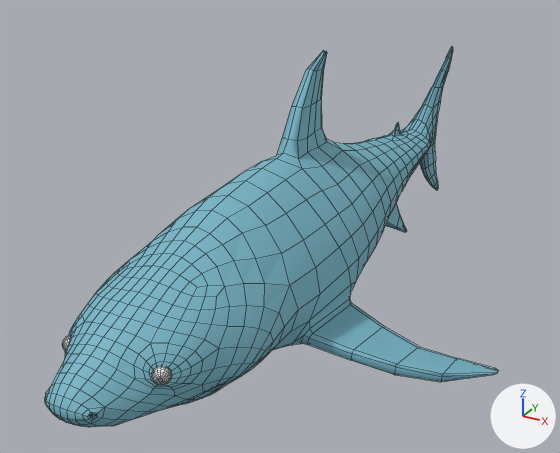
Before and after pictures for a commit that changed the FBX model Models/shark/sharkHighTex.fbx.
Before and after are seen from a camera (50 mm lens) standing at (3.29, -7.34, 3.15) and looking at (-0.37, -0.68, -0.17). The axes (+X, +Y, +Z) are drawn at lower right. The lights are the same throughout. Mesh edges are drawn as thin lines.

Names of what the first picture shows: 'shark'.
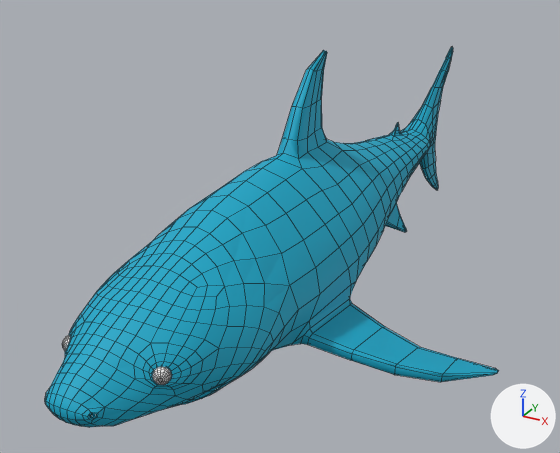
Location of each change, [x1, y1, x2, y2] in pixels of the pictures (560 x 453 px):
'shark', recoloured: [45, 47, 499, 427] in both

The change, as a diff of the scene's bpy script:
```diff
--- a/Models/shark/sharkHighTex.fbx.py
+++ b/Models/shark/sharkHighTex.fbx.py
@@ mat_sharkskin @@
 n0 = _N.new('ShaderNodeBsdfPrincipled'); n0.name = 'Principled BSDF'
-n0.inputs[0].default_value = (0.191, 0.471, 0.581, 1.0)  # 'Base Color', cyan #79b7c9
+n0.inputs[0].default_value = (0.0, 0.389, 0.581, 1.0)  # 'Base Color', cyan #00a8c9
 n0.inputs[2].default_value = 0.69  # 'Roughness'
```
